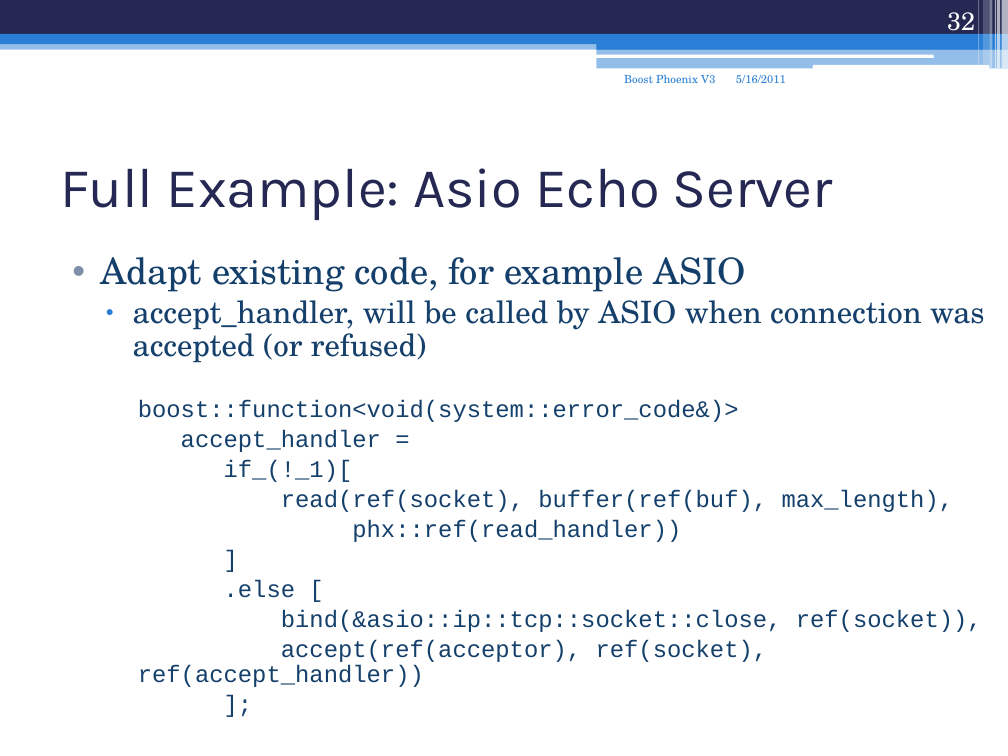
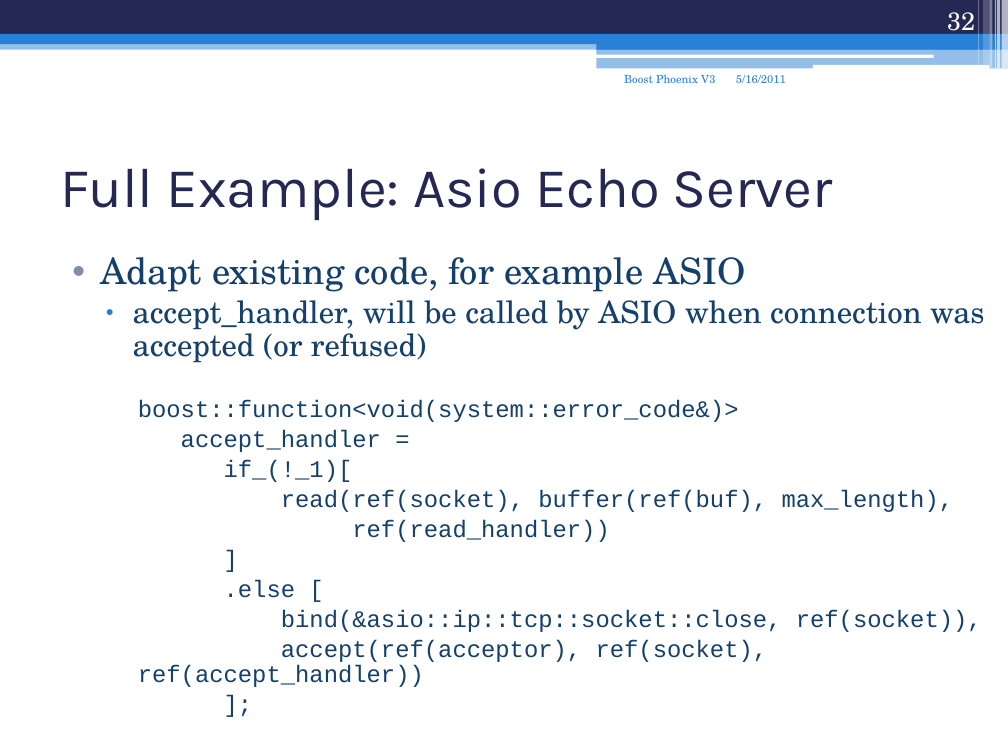
Before and after one commit to boostcon/2011_presentations, a slide deck: slide 32 of mon/phoenix_v3.ppt. Drawn at 1008x756 pixels with LibreOffice and Linux fonts; fonts in the diff are those of the drawing. Boxes give left, top, right and bottom in pixels: in the first picture for what was removed or moved away, otherwise in the second. Text is boxed around its words. In the diff, an @@ line names an element or a change of style, - is before the commit and + after.

```diff
--- a/mon/phoenix_v3.ppt
+++ b/mon/phoenix_v3.ppt
@@ text at (352, 520, 609, 542): text changed @@
-    phx::ref(read_handler))
+    ref(read_handler))
```
Also in this commit, not shown: 9 other slides changed, 1 other file.
